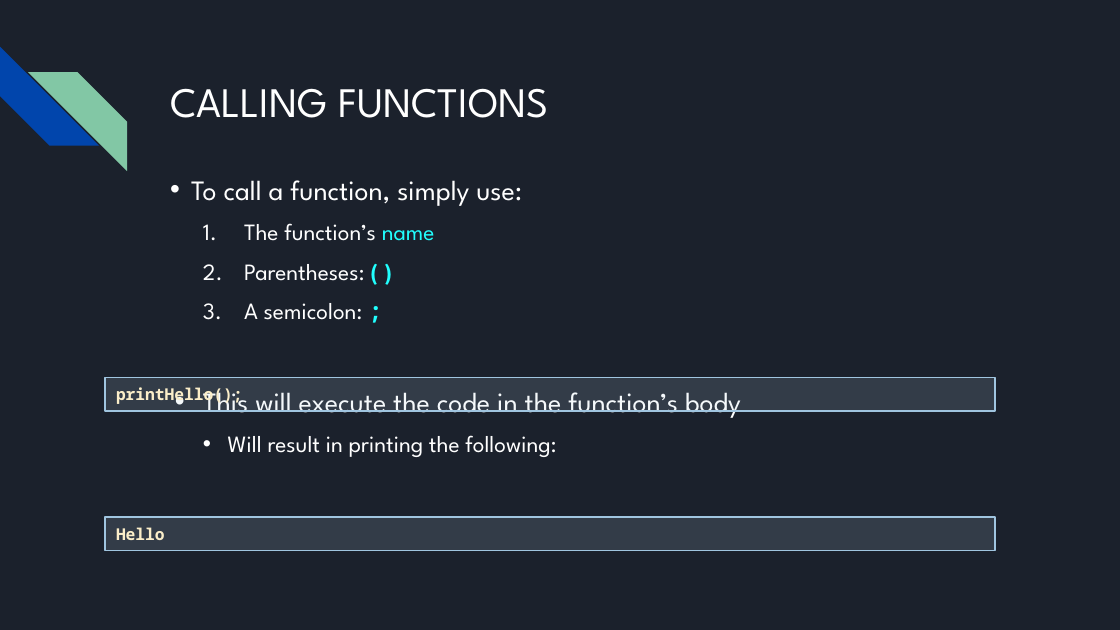
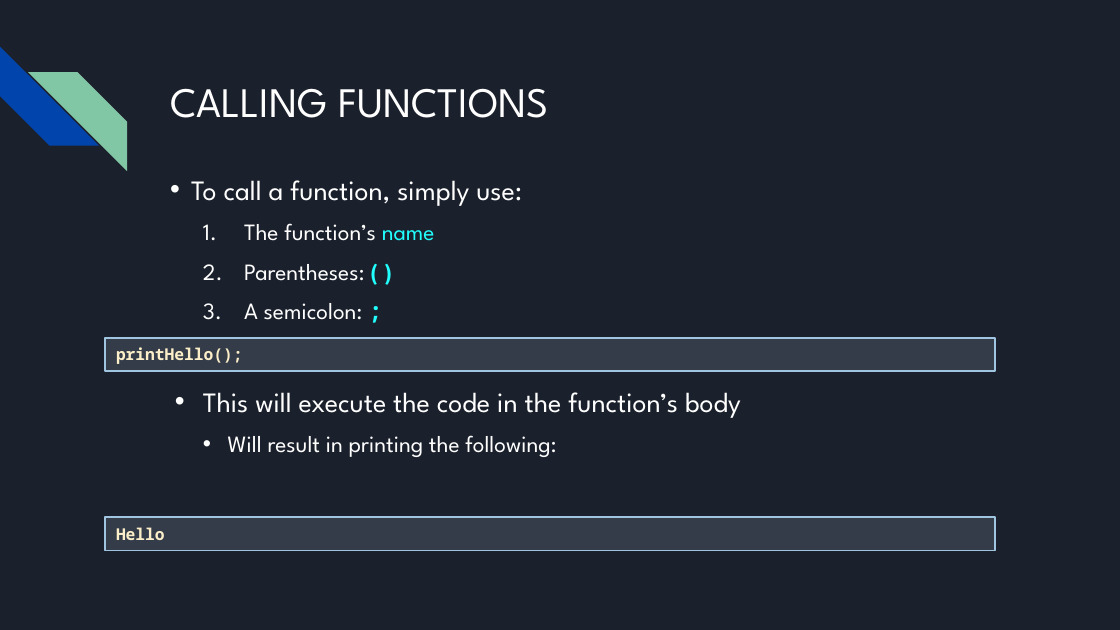
Before and after one commit to bulhard/Javascript-Programming-2022, a slide deck: slide 8 of Presentations/05 Javascript functions and objects.pptx. Drawn at 1120x630 pixels with LibreOffice and Linux fonts; fonts in the diff are those of the drawing. Boxes give left, top, right and bottom in pixels: in the first picture for what was removed or moved away, otherwise in the second. Text is boxed around its words. In the diff, an @@ line names an element or a change of style, - is before the commit and + after.

```diff
--- a/Presentations/05 Javascript functions and objects.pptx
+++ b/Presentations/05 Javascript functions and objects.pptx
@@ rectangle "printHello();": place and size @@
-rectangle "printHello();" at bbox=[105, 377, 996, 411]
+rectangle "printHello();" at bbox=[105, 338, 996, 372]
```
Also in this commit, not shown: 5 other slides changed, 25 other files.
